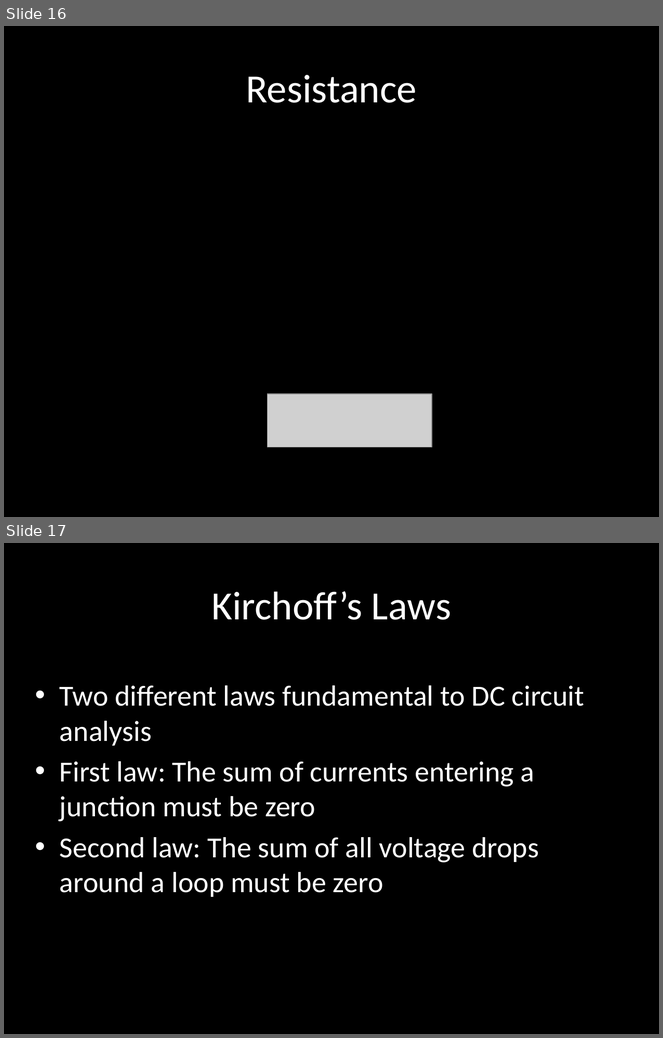
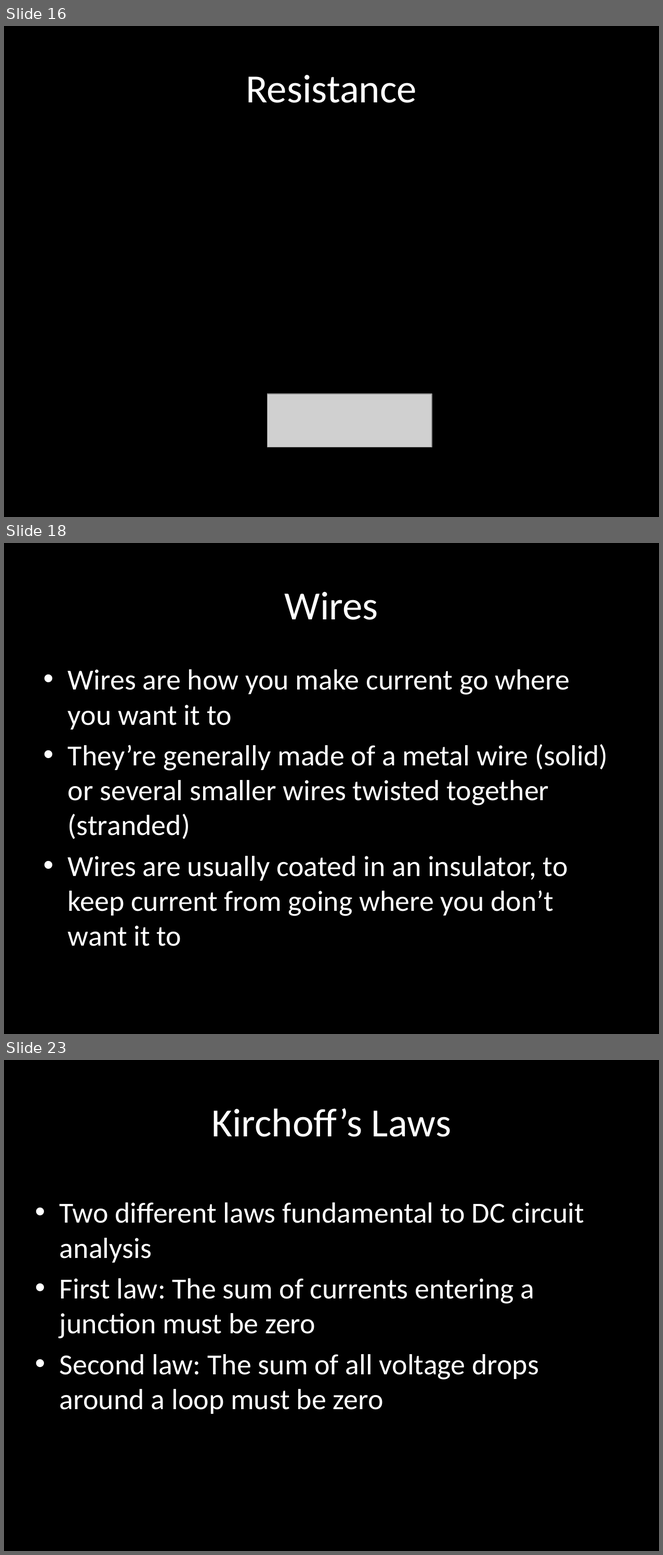
Before and after one commit to carlosgj/FRC-Training, a slide deck: Electronics 101.pptx. Shown one above the other, each under a label of ours: slides 16 and 17 before the commit, slides 16, 18 and 23 after it; the slides between them are not shown. The pictures are 663x1038 and 663x1555 pixels, drawn with LibreOffice and Linux fonts; fonts in the diff are those of the drawing; grey boxes stand for pictures; background and template pictures are left out. Boxes give left, top, right and bottom in pixels: in the first picture for what was removed or moved away, otherwise in the second. Text is boxed around its words. In the diff, an @@ line names an element or a change of style, - is before the commit and + after.

```diff
--- a/Electronics 101.pptx
+++ b/Electronics 101.pptx
@@ slide 18 added at box(4, 543, 659, 1034), background #000000 @@
@@ title added at box(285, 592, 378, 620), 44 pt, text #FFFFFF @@
+Wires
@@ text added at box(68, 669, 608, 947), 32 pt, text #FFFFFF @@
+• Wires are how you make current go where you want it to
+• They’re generally made of a metal wire (solid) or several smaller wires twisted together (stranded)
+• Wires are usually coated in an insulator, to keep current from going where you don’t want it to
@@ what was slide 17 is now slide 23 @@
```
Also in this commit, not shown: 7 slides changed, 7 other slides added.
